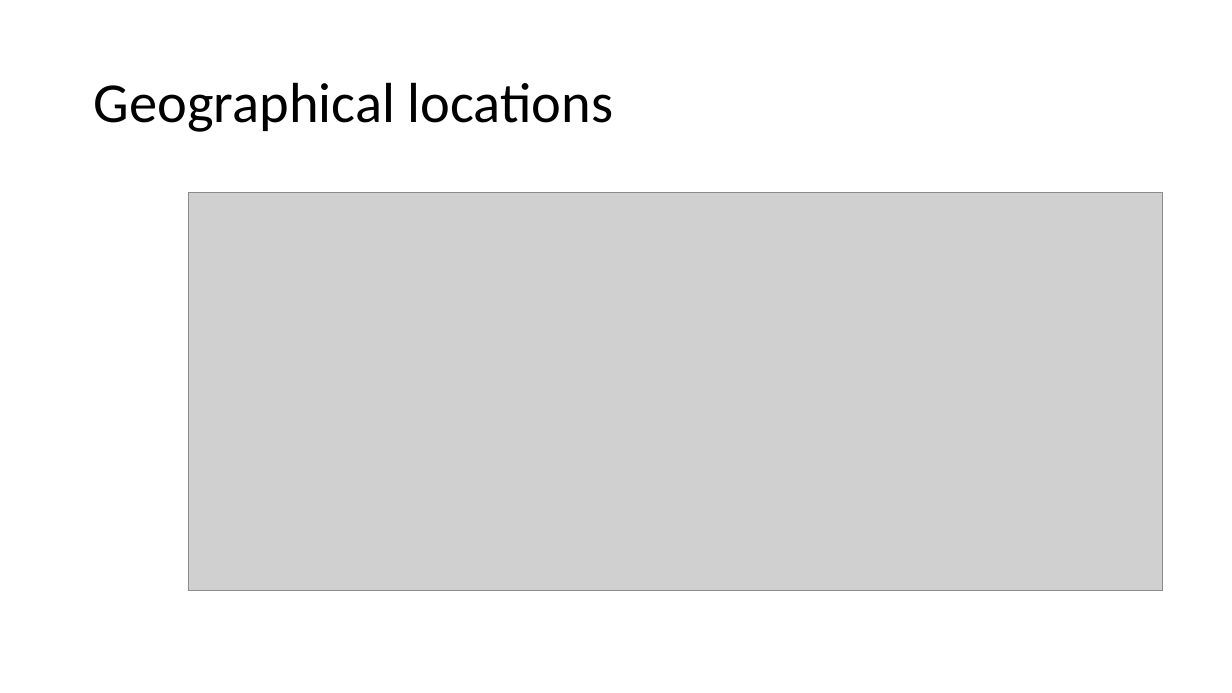
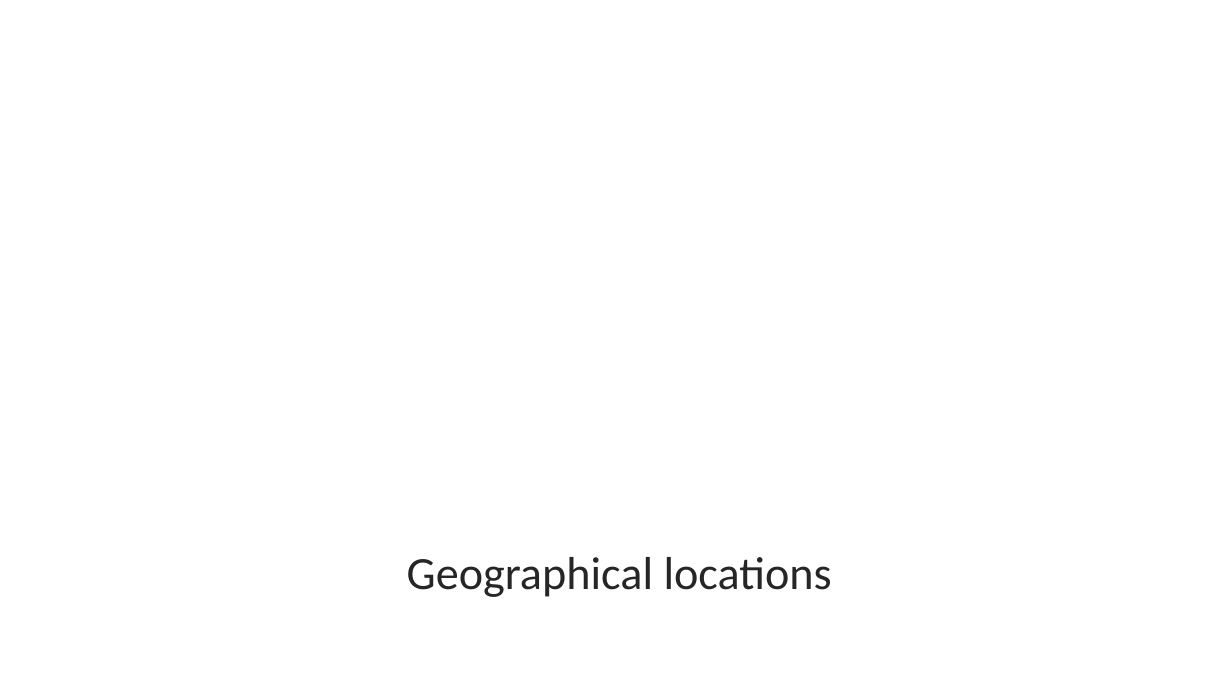
Before and after one commit to JackyUT2023/project3-group8, a slide deck: slide 4 of Project 3 Group 8 - Museums of the United States.pptx. Drawn at 1232x693 pixels with LibreOffice and Linux fonts; fonts in the diff are those of the drawing; grey boxes stand for pictures; background and template pictures are left out. Boxes give left, top, right and bottom in pixels: in the first picture for what was removed or moved away, otherwise in the second. Text is boxed around its words. In the diff, an @@ line names an element or a change of style, - is before the commit and + after.

```diff
--- a/Project 3 Group 8 - Museums of the United States.pptx
+++ b/Project 3 Group 8 - Museums of the United States.pptx
@@ picture removed at bbox=[189, 193, 1163, 591] @@
@@ rectangle added at bbox=[0, 538, 1232, 613], fill #FFFFFF at 93% opacity @@
@@ line added from (0, 530) to (1232, 530), #FFFFFF 3.25 pt @@
@@ title "Geographical locations": place and size @@
-title "Geographical locations" at bbox=[94, 82, 614, 132]
+title "Geographical locations" at bbox=[407, 557, 832, 597]
@@ title "Geographical locations" at bbox=[407, 557, 832, 597]: size 44 to 36 pt, text colour #000000 to #262626; alignment left to centre @@
```
Also in this commit, not shown: 3 other slides changed, 4 slides added, 1 slide removed.
